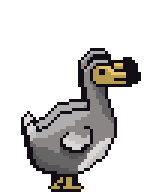
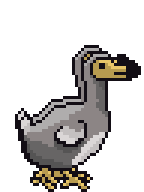
Layer changes from the first 144px x 192px image to the second:
painted on "F4 (150ms) (replace)" over (x1=18, y1=51, x2=141, y2=192)
painted on "F3 (150ms) (replace)" over (x1=15, y1=45, x2=138, y2=183)
painted on "F2 (150ms) (replace)" over (x1=15, y1=51, x2=138, y2=192)
painted on "F1 (150ms) (replace)" over (x1=15, y1=45, x2=138, y2=183)
